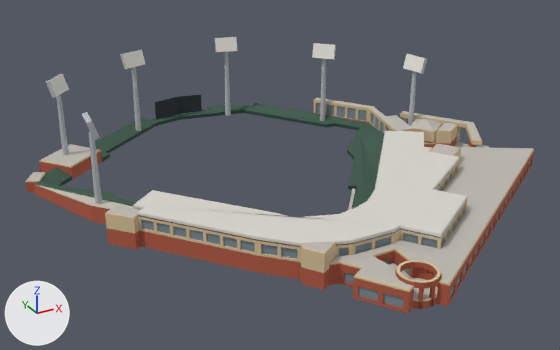
A saved change to the glTF model landmarks/models/truist-field.glb.
One viewpoint serves both versions: a 50 mm lens placed at (-142.0, -254.0, 129.0), pointed at (-7.0, -8.0, 7.0). Arrows for +X, +Y and +Z are at lower left; the lights stay in place. The older version comes first. Vertices at exactly the same position are counted once.

Names of what the first picture shows: 'Truist Field'.
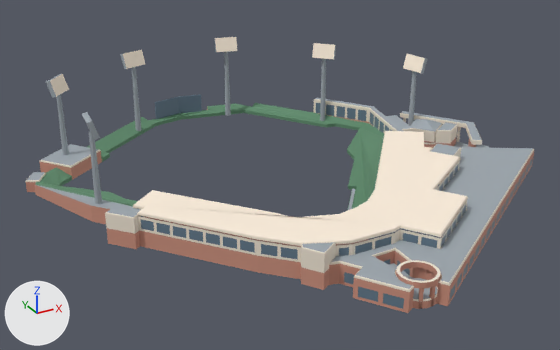
Pixel boxes [x1, y1, x2, y2] of what changed, in the pictures (560 x 350 px; the box of a moved part takes in the faces that stretch with it):
'Truist Field', recoloured, reshaped
    both: [25, 37, 534, 313]
part 1 of me_truist_field, moved or reshaped
    before: [35, 37, 489, 244]
    after: [35, 43, 489, 246]
part 2 of me_truist_field, recoloured
    both: [26, 109, 534, 313]
part 3 of me_truist_field, recoloured
    both: [25, 99, 534, 302]
part 4 of me_truist_field, recoloured
    before: [147, 190, 463, 246]
    after: [46, 75, 463, 204]
part 5 of me_truist_field, recoloured (light grey to grey)
    both: [37, 185, 133, 209]
part 6 of me_truist_field, recoloured
    before: [352, 188, 363, 209]
    after: [225, 75, 230, 116]
part 7 of me_truist_field, recoloured
    after: [215, 37, 237, 52]
part 8 of me_truist_field, recoloured
    both: [46, 104, 231, 174]
part 9 of me_truist_field, recoloured
    before: [57, 102, 102, 204]
    after: [133, 207, 400, 243]
part 10 of me_truist_field, recoloured
    after: [352, 188, 363, 209]
part 11 of me_truist_field, recoloured
    after: [137, 213, 248, 236]
part 12 of me_truist_field, recoloured
    before: [217, 37, 237, 52]

The edits, one by one:
Material 'window' (mat_window) changes colour from greyish blue #7e8c96 to blue #647a8b; in linear values from (0.208, 0.263, 0.307) to (0.128, 0.194, 0.259).
Material 'roof' (mat_roof) changes colour from grey #bebbb3 to grey #9ea8af; in linear values from (0.517, 0.494, 0.448) to (0.344, 0.389, 0.426).
Material 'truist-field-brick' (mat_truist_field_brick) is new.
Its base color is (0.592, 0.28, 0.205) (brown #ca907d).
Its roughness is 0.85.
Material 'stone' (mat_stone) is new.
Its base color is (0.867, 0.782, 0.659) (pale yellow #efe5d4).
Its roughness is 0.85.
Material 'trim' (mat_trim) is new.
Its base color is (1.0, 0.875, 0.73) (pale yellow #fff0de).
Its roughness is 0.85.
Material 'knights-green' (mat_knights_green) is new.
Its base color is (0.114, 0.259, 0.151) (green #5f8b6c).
Its roughness is 0.85.
me_truist_field has 2353 vertices, 3849 faces and spans x -96.0..99.0, y -105.0..92.0, z 0.0..40.0.
me_truist_field is used by ob_truist_field; location (0.0, 0.0, 0.0).
me_truist_field part 1: 404 of 2353 vertices moved; they spanned x -84.0..95.0, y -87.0..92.0, z 0.0..40.0 and now span x -84.0..95.0, y -87.0..92.0, z 0.0..40.0; mean shift (0.0, 0.0, 0.0); largest move (-76.0, 55.0, 0.0) -> (34.0, -69.0, 13.0).
me_truist_field part 2: 1156 faces spanning x -96.0..99.0, y -105.0..92.0, z 0.0..9.0 switch from mat_brick (brown #b15941) to mat_truist_field_brick (brown #ca907d).
me_truist_field part 3: 1649 faces spanning x -96.0..99.0, y -105.0..67.0, z 0.0..13.0 switch from mat_tan_precast (beige #d7c099) to mat_stone (pale yellow #efe5d4).
me_truist_field part 4: 18 faces spanning x -80.0..88.0, y -11.0..61.0, z 0.0..40.0 switch from mat_canopy (light grey #dad7cf) to mat_roof (grey #9ea8af).
me_truist_field part 5: 2 faces spanning x -93.0..-63.0, y -16.0..34.0, z 5.0..7.0 switch from mat_concourse (light grey #cac3b6) to mat_roof (grey #9ea8af).
me_truist_field part 6: 5 faces spanning x 12.0..50.0, y 50.0..84.0, z 0.0..34.0 switch from mat_seats (dark green #3c594b) to mat_roof (grey #9ea8af).
me_truist_field part 7: 2 faces spanning x 8.0..19.0, y 80.0..85.0, z 33.0..40.0 switch from mat_seats (dark green #3c594b) to mat_trim (pale yellow #fff0de).
me_truist_field part 8: 8 faces spanning x -87.0..20.0, y 43.0..92.0, z 2.0..4.0 switch from mat_seats (dark green #3c594b) to mat_knights_green (green #5f8b6c).
me_truist_field part 9: 17 faces spanning x -71.0..10.0, y -77.0..-10.0, z 12.0..13.0 switch from mat_metal (grey #b6bbbd) to mat_trim (pale yellow #fff0de).
me_truist_field part 10: 2 faces spanning x 4.0..20.0, y -45.0..-23.0, z 2.0 switch from mat_metal (grey #b6bbbd) to mat_knights_green (green #5f8b6c).
me_truist_field part 11: 1 face spanning x -71.0..-44.0, y -60.0..-25.0, z 12.0..13.0 switches from mat_lamps (white #e5e5dd) to mat_trim (pale yellow #fff0de).
me_truist_field part 12: 1 face spanning x -64.0..-55.0, y -2.0..11.0, z 2.0 switches from mat_lamps (white #e5e5dd) to mat_knights_green (green #5f8b6c).
me_truist_field no longer uses material mat_field_wall (dark green #2a493c).
me_truist_field no longer uses material mat_lamps (white #e5e5dd).
me_truist_field no longer uses material mat_scoreboard (dark grey #273035).
